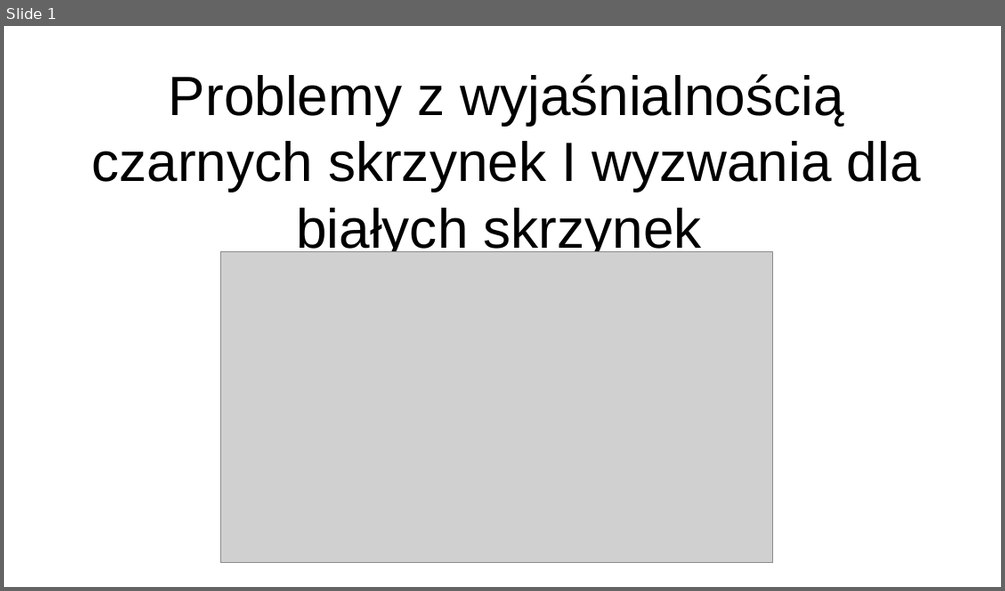
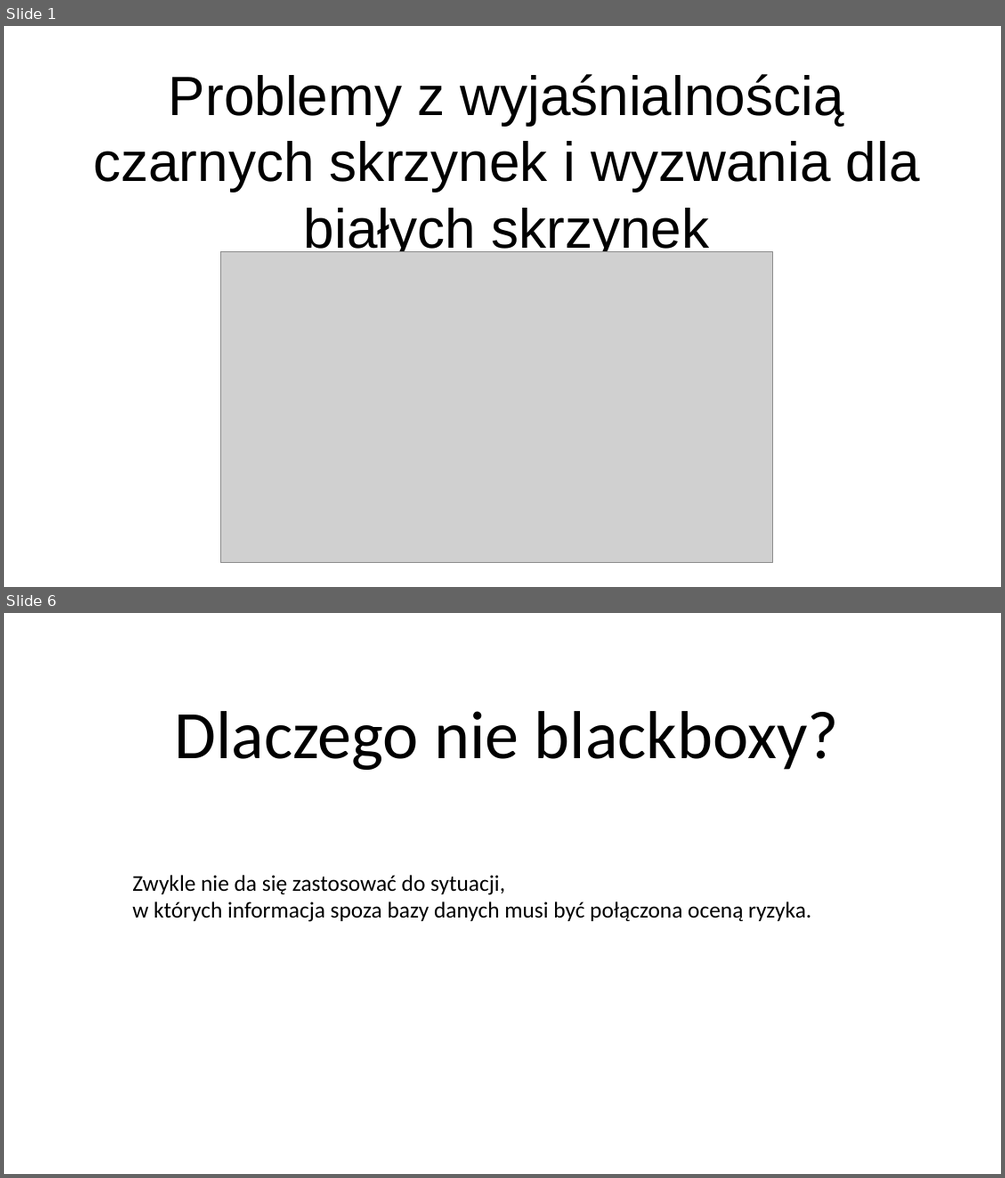
Before and after one commit to bogdankjastrzebski/WarsztatyBadawcze2, a slide deck: prezentacja/blackBox.odp. Shown one above the other, each under a label of ours: slide 1 before the commit, slides 1 and 6 after it; the slides between them are not shown. The pictures are 1005x591 and 1005x1178 pixels, drawn with LibreOffice and Linux fonts; fonts in the diff are those of the drawing; grey boxes stand for pictures. Boxes give left, top, right and bottom in pixels: in the first picture for what was removed or moved away, otherwise in the second. Text is boxed around its words. In the diff, an @@ line names an element or a change of style, - is before the commit and + after.

```diff
--- a/prezentacja/blackBox.odp
+++ b/prezentacja/blackBox.odp
@@ slide 6 added at <box>4,613,1001,1174</box>, background #FFFFFF @@
@@ text added at <box>174,711,839,770</box>, 54 pt, text #000000 @@
+Dlaczego nie blackboxy?
@@ text added at <box>132,875,811,922</box>, 18 pt, text #000000 @@
+Zwykle nie da się zastosować do sytuacji,
+w których informacja spoza bazy danych musi być połączona oceną ryzyka.
@@ slide 1 changed as well @@
@@ title at <box>93,74,920,257</box>: text changed @@
-Problemy z wyjaśnialnością czarnych skrzynek I wyzwania dla białych skrzynek
+Problemy z wyjaśnialnością czarnych skrzynek i wyzwania dla białych skrzynek
```
Also in this commit, not shown: 8 other slides changed, 9 other slides added, 1 other file.
